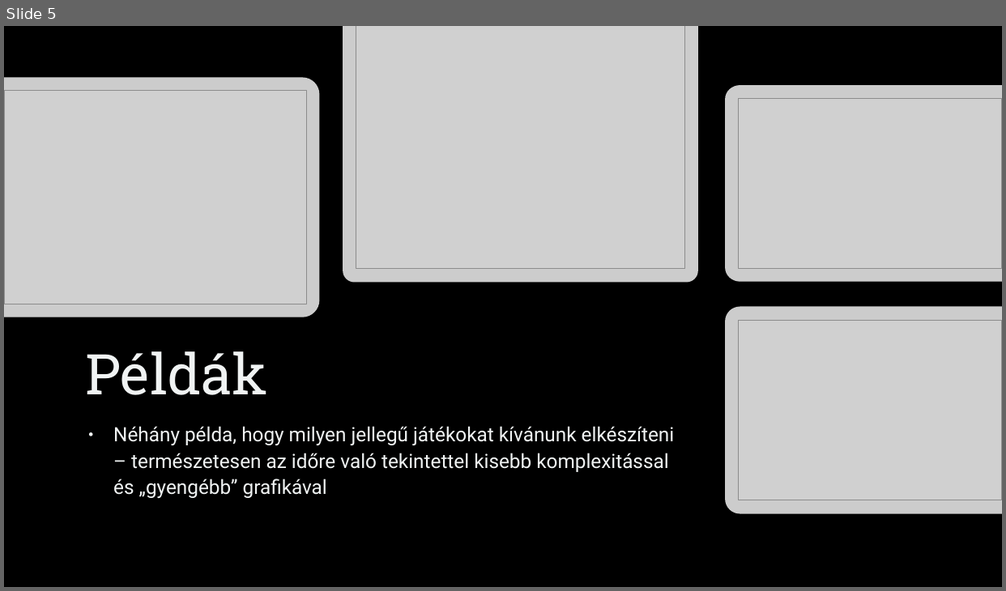
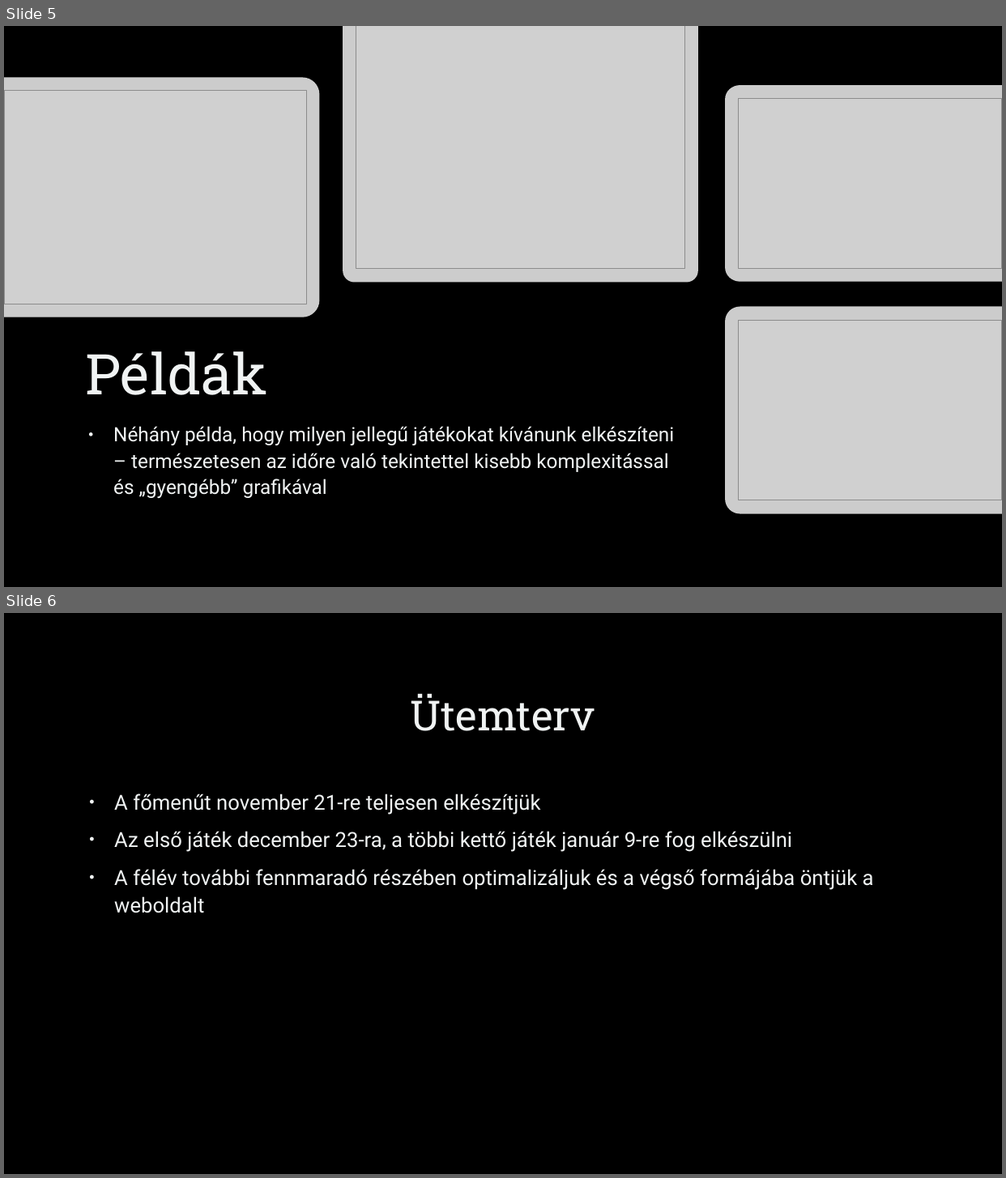
Before and after one commit to OraveczAdam/Arcade-Game, a slide deck: Arcade Machine Mania.pptx. Shown one above the other, each under a label of ours: slide 5 before the commit, slides 5 and 6 after it. The pictures are 1006x591 and 1006x1178 pixels, drawn with LibreOffice and Linux fonts; fonts in the diff are those of the drawing; grey boxes stand for pictures; background and template pictures are left out. Boxes give left, top, right and bottom in pixels: in the first picture for what was removed or moved away, otherwise in the second. Text is boxed around its words. In the diff, an @@ line names an element or a change of style, - is before the commit and + after.

```diff
--- a/Arcade Machine Mania.pptx
+++ b/Arcade Machine Mania.pptx
@@ slide 6 added at (4, 613, 1002, 1174), background picture (left out) @@
@@ title added at (410, 693, 595, 731), 40 pt, text #F0F3F3 @@
+Ütemterv
@@ text added at (114, 794, 874, 914), 20 pt, text #F0F3F3 @@
+• A főmenűt november 21-re teljesen elkészítjük
+• Az első játék december 23-ra, a többi kettő játék január 9-re fog elkészülni
+• A félév további fennmaradó részében optimalizáljuk és a végső formájába öntjük a weboldalt
```
Also in this commit, not shown: 1 slide changed, 1 other slide added, 1 slide removed.
